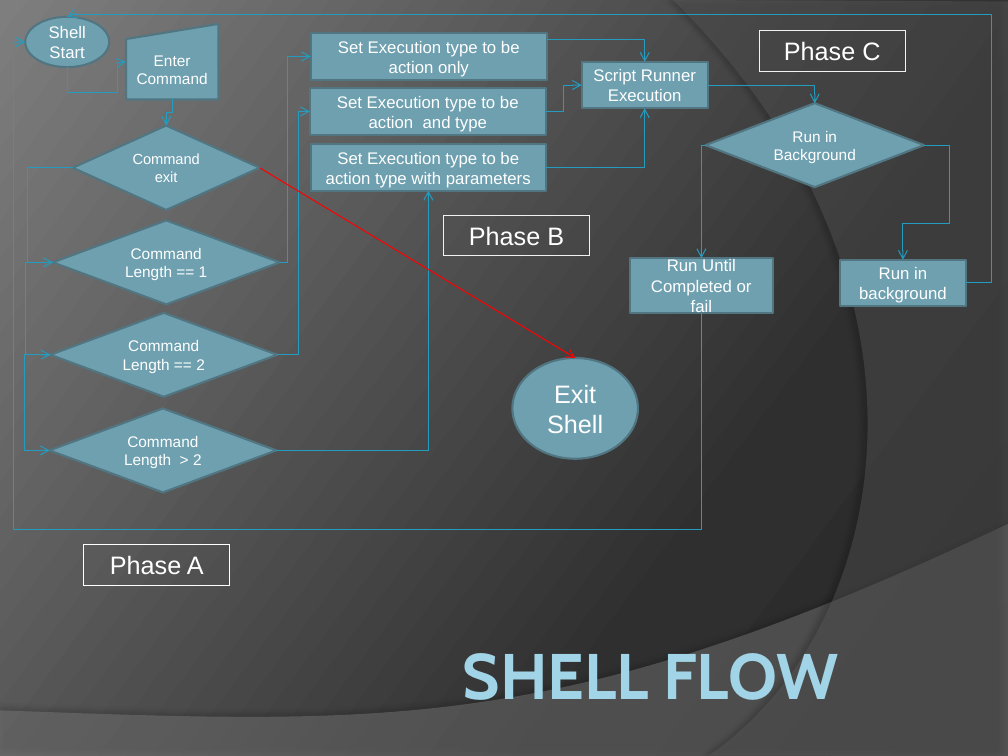
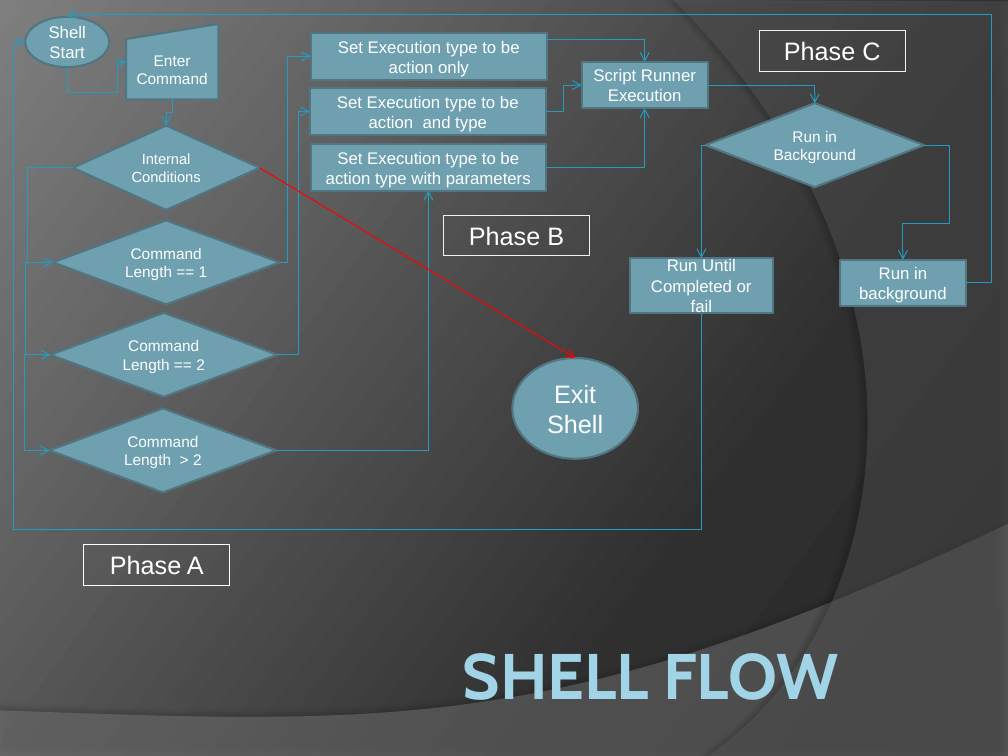
Before and after one commit to Mel4221/QuickToolsScript, a slide deck: slide 2 of Documentation/QuickToolsScript_Schema.pptx. Drawn at 1008x756 pixels with LibreOffice and Linux fonts; fonts in the diff are those of the drawing. Boxes give left, top, right and bottom in pixels: in the first picture for what was removed or moved away, otherwise in the second. Text is boxed around its words. In the diff, an @@ line names an element or a change of style, - is before the commit and + after.

```diff
--- a/Documentation/QuickToolsScript_Schema.pptx
+++ b/Documentation/QuickToolsScript_Schema.pptx
@@ text in diamond at <box>132,153,201,182</box>: text changed @@
-Command exit
+Internal Conditions
```
Also in this commit, not shown: 3 slides added, 1 slide removed, 14 other files.
